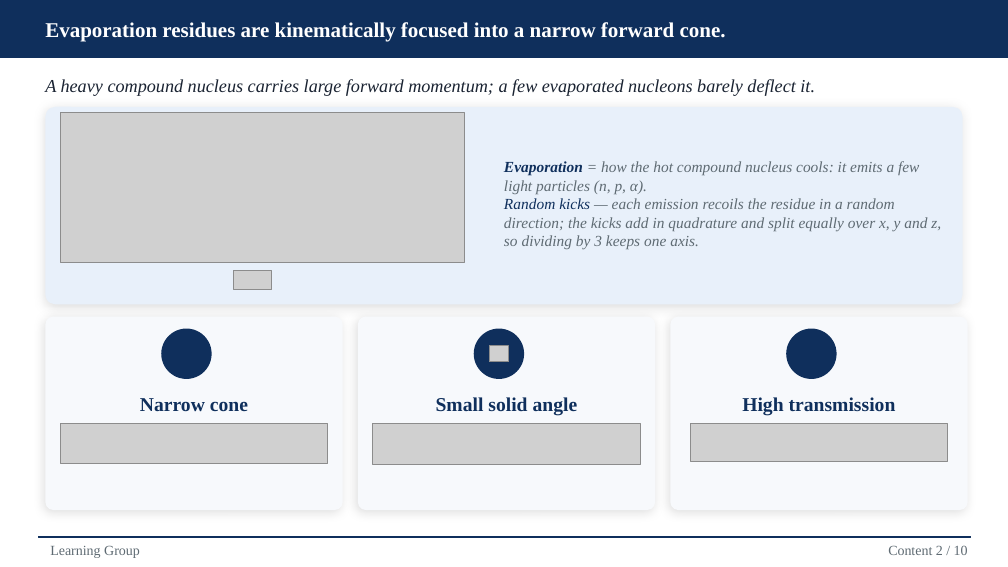
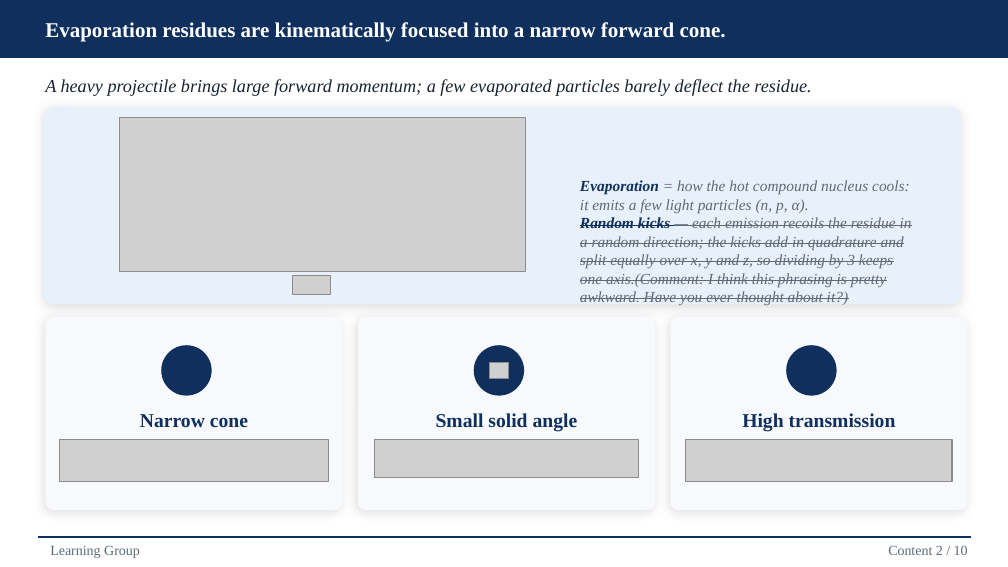
Before and after one commit to Edfghdrtxxx/OrbitOS, a slide deck: slide 7 of 70_Presentations/717_Learning Group-20260916/Velocity Filters.pptx (slide 6 before the commit). Drawn at 1008x567 pixels with LibreOffice and Linux fonts; fonts in the diff are those of the drawing; grey boxes stand for pictures; background and template pictures are left out. Boxes give left, top, right and bottom in pixels: in the first picture for what was removed or moved away, otherwise in the second. Text is boxed around its words. In the diff, an @@ line names an element or a change of style, - is before the commit and + after.

```diff
--- a/70_Presentations/717_Learning Group-20260916/Velocity Filters.pptx
+++ b/70_Presentations/717_Learning Group-20260916/Velocity Filters.pptx
@@ text at bbox=[45, 79, 811, 96]: text changed @@
-A heavy compound nucleus carries large forward momentum; a few evaporated nucleons barely deflect it.
+A heavy projectile brings large forward momentum; a few evaporated particles barely deflect the residue.
@@ picture: place and size @@
-picture at bbox=[60, 113, 465, 262]
+picture at bbox=[120, 117, 526, 271]
@@ text at bbox=[580, 180, 912, 306]: text changed @@
-Evaporation = how the hot compound nucleus cools: it emits a few light particles (n, p, α).
-Random kicks — each emission recoils the residue in a random direction; the kicks add in quadrature and split equally over x, y and z, so dividing by 3 keeps one axis.
+Evaporation = how the hot compound nucleus cools: it emits a few light particles (n, p, α).
+Random kicks — each emission recoils the residue in a random direction; the kicks add in quadrature and split equally over x, y and z, so dividing by 3 keeps one axis.(Comment: I think this phrasing is pretty awkward. Have you ever thought about it?)
@@ picture: place and size @@
-picture at bbox=[234, 271, 272, 290]
+picture at bbox=[293, 276, 332, 295]
@@ 3 texts, 3 ellipses, 2 pictures: place and size @@
-3 texts, 3 ellipses, 2 pictures at bbox=[60, 329, 896, 464]
+3 texts, 3 ellipses, 2 pictures at bbox=[59, 345, 896, 482]
@@ picture: place and size @@
-picture at bbox=[373, 423, 640, 465]
+picture at bbox=[375, 440, 638, 479]
@@ picture: place and size @@
-picture at bbox=[690, 423, 948, 462]
+picture at bbox=[685, 440, 952, 482]
```
Also in this commit, not shown: 10 other slides changed, 1 slide added, 41 other files.
